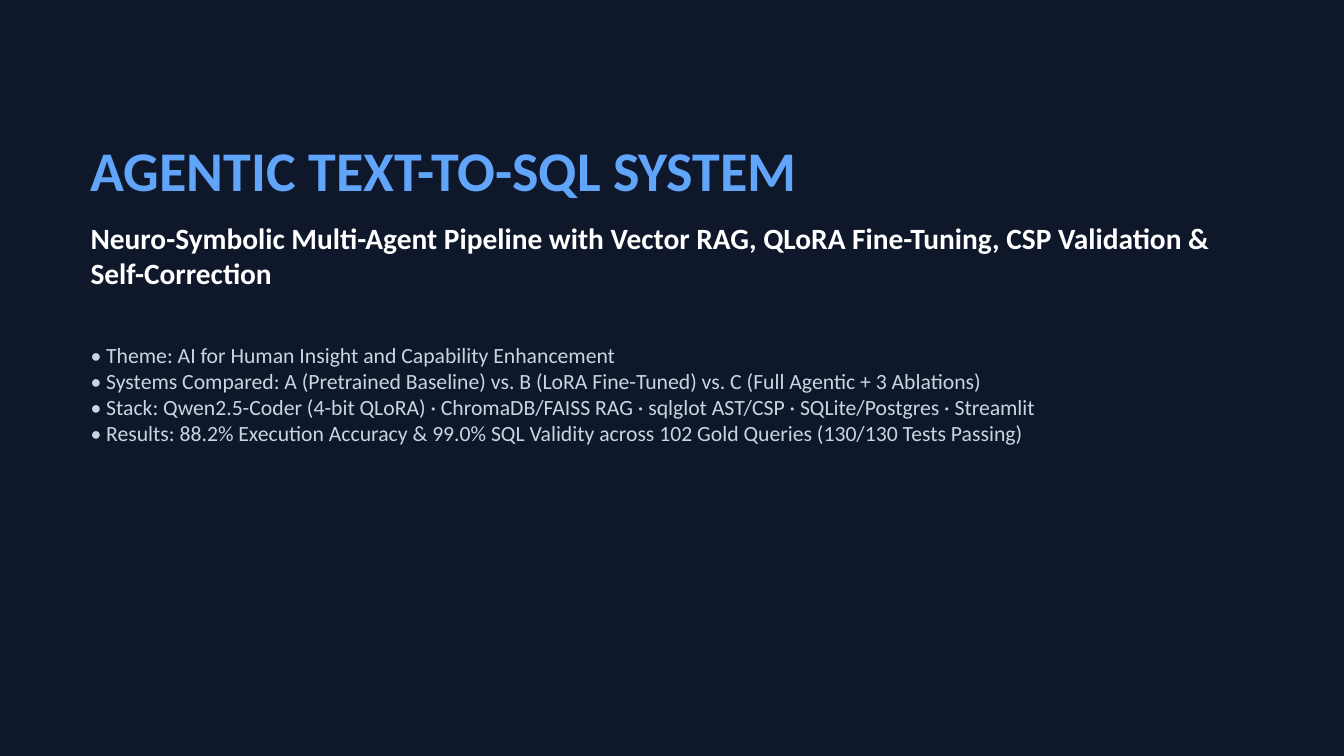
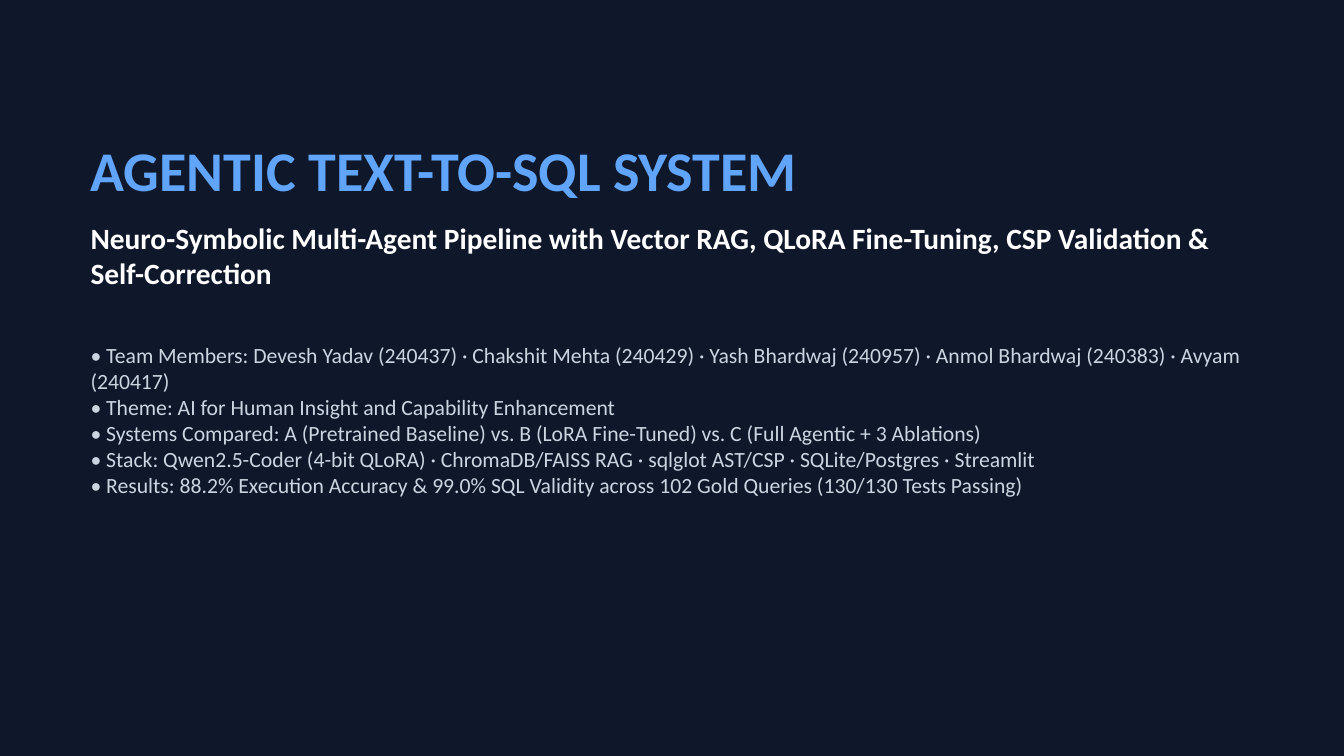
Before and after one commit to DeveshYadav85/text-to-sql, a slide deck: slide 1 of docs/Agentic_Text_to_SQL_Presentation.pptx. Drawn at 1344x756 pixels with LibreOffice and Linux fonts; fonts in the diff are those of the drawing. Boxes give left, top, right and bottom in pixels: in the first picture for what was removed or moved away, otherwise in the second. Text is boxed around its words. In the diff, an @@ line names an element or a change of style, - is before the commit and + after.

Commit message:
Add formal cover page and all 5 team members with roll numbers to Report, Literature Table, and Presentation

```diff
--- a/docs/Agentic_Text_to_SQL_Presentation.pptx
+++ b/docs/Agentic_Text_to_SQL_Presentation.pptx
@@ text at <box>91,347,1240,497</box>: text changed @@
-• Theme: AI for Human Insight and Capability Enhancement
-• Systems Compared: A (Pretrained Baseline) vs. B (LoRA Fine-Tuned) vs. C (Full Agentic + 3 Ablations)
-• Stack: Qwen2.5-Coder (4-bit QLoRA) · ChromaDB/FAISS RAG · sqlglot AST/CSP · SQLite/Postgres · Streamlit
-• Results: 88.2% Execution Accuracy & 99.0% SQL Validity across 102 Gold Queries (130/130 Tests Passing)
+• Team Members: Devesh Yadav (240437) · Chakshit Mehta (240429) · Yash Bhardwaj (240957) · Anmol Bhardwaj (240383) · Avyam (240417)
+• Theme: AI for Human Insight and Capability Enhancement
+• Systems Compared: A (Pretrained Baseline) vs. B (LoRA Fine-Tuned) vs. C (Full Agentic + 3 Ablations)
+• Stack: Qwen2.5-Coder (4-bit QLoRA) · ChromaDB/FAISS RAG · sqlglot AST/CSP · SQLite/Postgres · Streamlit
+• Results: 88.2% Execution Accuracy & 99.0% SQL Validity across 102 Gold Queries (130/130 Tests Passing)
```
Also in this commit, not shown: 1 other slide changed, 5 other files.
